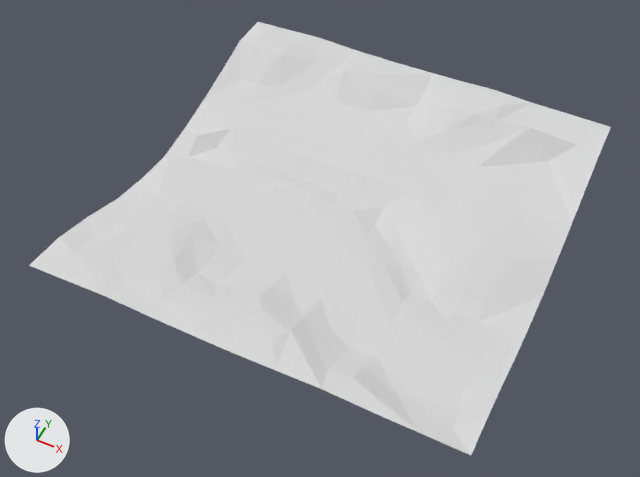
Before and after pictures for a commit that changed the glTF model public/models/terrain-valley.glb.
Before and after are seen from a camera (50 mm lens) standing at (36.2, -79.0, 87.3) and looking at (-1.0, -4.5, -5.8). Every picture has the same lights, and +X, +Y and +Z are marked at lower left. Where no turn or scale is listed for an object, it has been applied to the vertices.

Script lines for the objects in view, before the commit:
```python
me_terrain_valley = bpy.data.meshes.new('terrain-valley')
me_terrain_valley.from_pydata(...)  # 193 vertices, 344 faces; spans x -30.0..30.0, y -30.0..30.0, z -6.0..0.7
me_terrain_valley.materials.append(mat_lowpoly_colors)  # white #e7e7e7
ob_terrain_valley = bpy.data.objects.new('terrain-valley', me_terrain_valley)
ob_terrain_valley.location = (0.0, 0.0, 0.0)
```
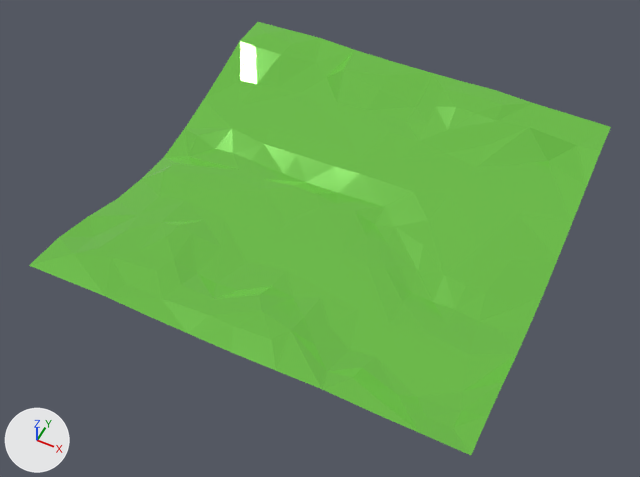
Where the change shows, as pixel boxes (x1, y1, x2, y2) in the pictures (640 x 477 px):
'terrain-valley', recoloured (white to green)
    both: (29, 22, 611, 455)

Edits to the bpy script that builds the scene:
```text
Add img_base:
    img_base = load_image('base', '_unpacked/base', 1024, 1024, 'sRGB')
Add mat_lowpoly_colors_001:
    mat_lowpoly_colors_001 = bpy.data.materials.new('LOWPOLY-COLORS.001')
    # uses the picture img_base
Change me_terrain_valley:
    where me_terrain_valley.from_pydata(...)  # 193 vertices, 344 faces; spans x -30.0..30.0, y -30.0..30.0, z -6.0..0.7
    remove me_terrain_valley.materials.append(mat_lowpoly_colors)  # white #e7e7e7
    add me_terrain_valley.materials.append(mat_lowpoly_colors_001)
```
